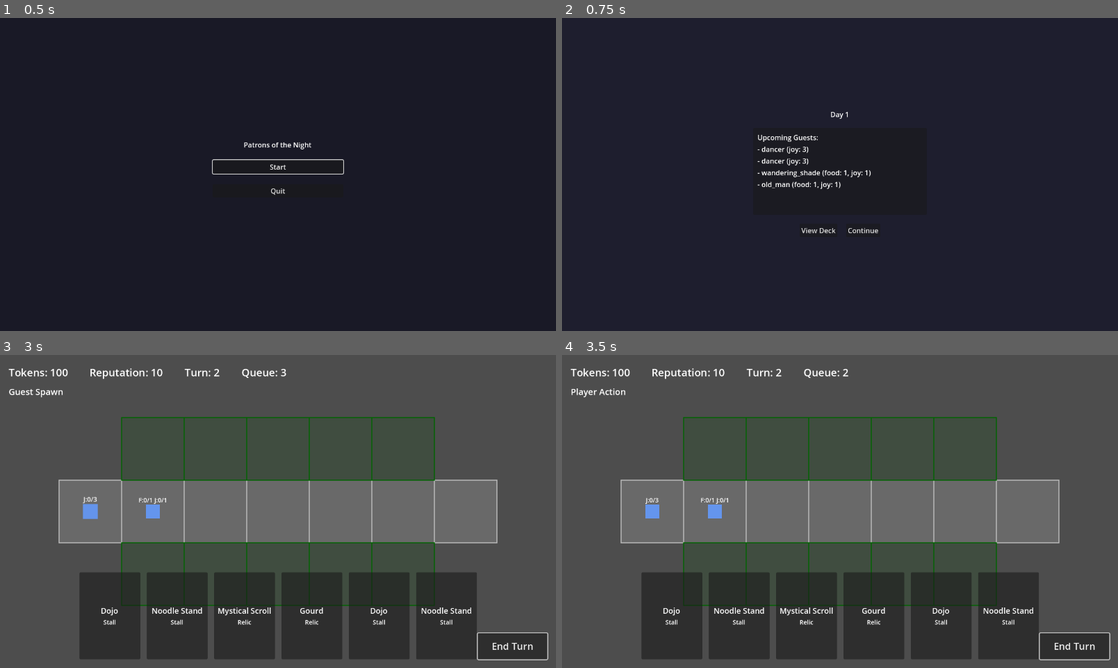
Above: before the commit, frames 1-4 (two rows, left to right).
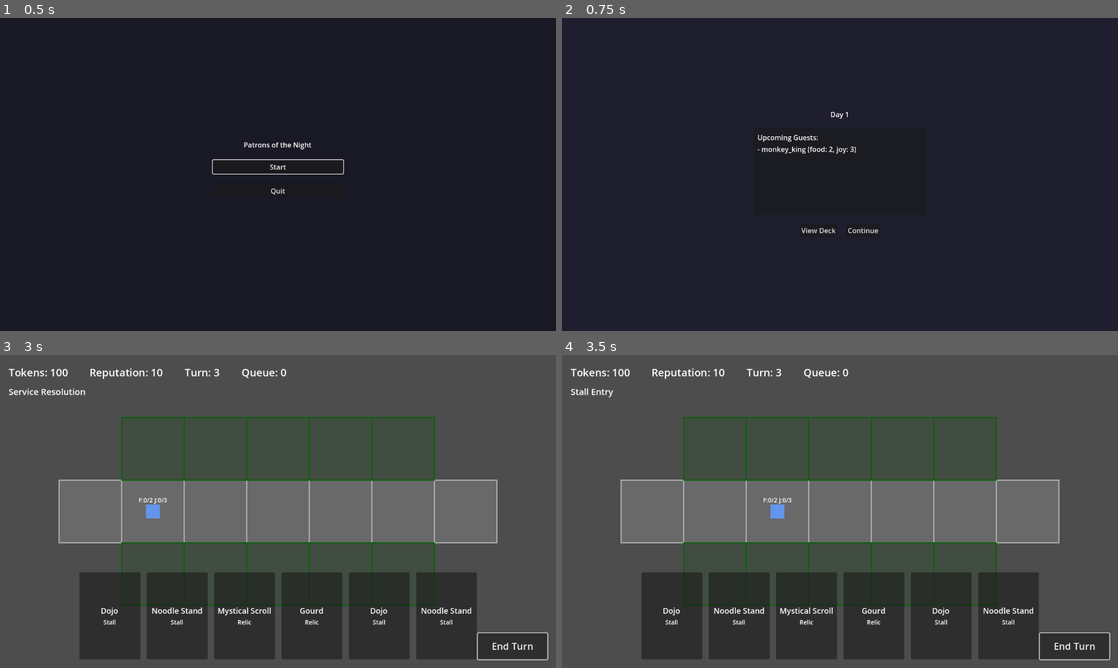
Above: after the commit, the same moments.

Repository: pernjie/tofu3
Game: Godot game, scene res://src/ui/screens/start/start_screen.tscn
The game is run twice, just before and just after one commit, with the same random seed, the same clock (stepped at 60 frames per second) and the same inputs.
Inputs (mouse positions are in pixels of both pictures, inside the frame that each line leads up to):
- Up to frame 1 (0.5 s): no input
- Up to frame 2 (0.75 s): click "Start" at 0.5 s
- Up to frame 3 (3 s): click "Continue" at 1.25 s; click "End Turn" at 2 s; tap Enter at 2.75 s; drag from (111, 614) to (333, 442) at 2.77 s
- Up to frame 4 (3.5 s): no input

Frame 1 is identical in both runs. In frame 2, 0.6% of the frame differs, in the area x 35-56%, y 41-55%; in frame 3, 0.4%; in frame 4, 0.6%, in the area x 1-52%, y 4-53%.

Commit message:
Add monkey king boss

Diff:
--- /dev/null
+++ b/data/guests/monkey_king.json
@@ -0,0 +1,18 @@
+{
+  "$schema": "./_schema.json",
+  "id": "monkey_king",
+  "display_name_key": "GUEST_MONKEY_KING_NAME",
+  "description_key": "GUEST_MONKEY_KING_DESC",
+  "rarity": "legendary",
+  "is_core_guest": true,
+  "is_boss": true,
+  "base_stats": {
+    "needs": { "food": 2, "joy": 3 },
+    "money": 6,
+    "movement_speed": 1
+  },
+  "skills": [
+    { "skill_id": "monkey_king_clone" }
+  ],
+  "tags": ["boss"]
+}
--- a/data/levels/test_level.json
+++ b/data/levels/test_level.json
@@ -30,7 +30,7 @@
     {
       "id": "debug",
       "weight": 1000,
-      "guests": ["dancer", "dancer", "wandering_shade", "old_man"]
+      "guests": ["monkey_king"]
     },
     {
       "id": "hungry_rush",
--- /dev/null
+++ b/data/skills/monkey_king_clone.json
@@ -0,0 +1,15 @@
+{
+  "$schema": "./_schema.json",
+  "id": "monkey_king_clone",
+  "display_name_key": "SKILL_MONKEY_KING_CLONE_NAME",
+  "description_key": "SKILL_MONKEY_KING_CLONE_DESC",
+  "owner_types": ["guest"],
+  "trigger_type": "on_need_fulfilled",
+  "conditions": [
+    { "type": "has_remaining_needs", "target": "self" }
+  ],
+  "effects": [
+    { "type": "clone_self" }
+  ],
+  "tags": ["boss", "summon"]
+}
--- a/src/autoload/board_system.gd
+++ b/src/autoload/board_system.gd
@@ -174,9 +174,9 @@
 	return guest
 
 
-func summon_mini_guest(guest_def: GuestDefinition, path_id: String, spawn_index: int,
+func summon_guest_with_overrides(guest_def: GuestDefinition, path_id: String, spawn_index: int,
 		needs_override: Dictionary, money_override: int) -> GuestInstance:
-	## Spawn a mini copy of a guest with overridden needs/money.
+	## Spawn a guest from a definition with overridden needs/money.
 	## Creates instance from definition (preserving skills), then overrides stats.
 	## Handles entity creation, reposition, and guest_spawned event.
 	var guest = spawn_guest(guest_def, path_id, spawn_index)
--- /dev/null
+++ b/src/skill_conditions/has_remaining_needs_condition.gd
@@ -0,0 +1,24 @@
+# src/skill_conditions/has_remaining_needs_condition.gd
+class_name HasRemainingNeedsCondition
+extends SkillCondition
+
+## Returns true if the target guest still has at least one unfulfilled need.
+##
+## Condition data:
+##   type: "has_remaining_needs"
+##   target: "self", "target", "guest" (must be a guest)
+
+
+func evaluate(context: TriggerContext, skill: SkillInstance) -> bool:
+	var target_str = condition_data.get("target", "self")
+	var target_entity = context.resolve_target_entity(target_str, skill)
+
+	if not target_entity:
+		return false
+
+	if not target_entity is GuestInstance:
+		push_warning("HasRemainingNeedsCondition: target is not a guest")
+		return false
+
+	var guest = target_entity as GuestInstance
+	return not guest.are_all_needs_fulfilled()
--- a/src/skill_conditions/skill_condition_factory.gd
+++ b/src/skill_conditions/skill_condition_factory.gd
@@ -35,6 +35,8 @@
 			return StatusIsDebuffCondition.new(condition_data)
 		"need_type_check":
 			return NeedTypeCheckCondition.new(condition_data)
+		"has_remaining_needs":
+			return HasRemainingNeedsCondition.new(condition_data)
 		_:
 			push_warning("Unknown condition type: %s" % condition_type)
 			return SkillCondition.new(condition_data)
--- /dev/null
+++ b/src/skill_effects/clone_self_effect.gd
@@ -0,0 +1,39 @@
+# src/skill_effects/clone_self_effect.gd
+class_name CloneSelfEffect
+extends SkillEffect
+
+## Spawns a copy of the skill owner at the same path position,
+## with the owner's current remaining needs and money.
+##
+## Effect data:
+##   type: "clone_self"
+
+
+func execute(context: TriggerContext, skill: SkillInstance) -> SkillEffectResult:
+	var owner = skill.owner
+	if not owner is GuestInstance:
+		return SkillEffectResult.failed("Clone owner is not a guest")
+
+	var owner_guest = owner as GuestInstance
+
+	# Find the path the owner is on
+	var path_id: String = ""
+	var spawn_index: int = owner_guest.path_index
+	if owner_guest.current_tile and BoardSystem.board:
+		for path in BoardSystem.board.paths:
+			for tile in path.tiles:
+				if tile.position == owner_guest.current_tile.position:
+					path_id = path.id
+					break
+			if not path_id.is_empty():
+				break
+
+	var clone = BoardSystem.summon_guest_with_overrides(
+		owner_guest.definition, path_id, spawn_index,
+		owner_guest.current_needs.duplicate(), owner_guest.current_money)
+	if not clone:
+		return SkillEffectResult.failed("Failed to spawn clone")
+
+	var result = SkillEffectResult.succeeded()
+	result.add_modified_target(clone)
+	return result
--- a/src/skill_effects/skill_effect_factory.gd
+++ b/src/skill_effects/skill_effect_factory.gd
@@ -75,6 +75,8 @@
 			return GrantBonusPlayEffect.new(effect_data)
 		"set_state":
 			return SetStateEffect.new(effect_data)
+		"clone_self":
+			return CloneSelfEffect.new(effect_data)
 		_:
 			push_warning("Unknown effect type: %s" % effect_type)
 			return SkillEffect.new(effect_data)
--- a/src/skill_effects/summon_from_queue_effect.gd
+++ b/src/skill_effects/summon_from_queue_effect.gd
@@ -68,7 +68,7 @@
 		for j in range(mini(needs_count, shuffled_needs.size())):
 			mini_needs[shuffled_needs[j]] = 1
 
-		var summoned = BoardSystem.summon_mini_guest(
+		var summoned = BoardSystem.summon_guest_with_overrides(
 			picked_def, path_id, spawn_index, mini_needs, money)
 		if summoned:
 			result.add_modified_target(summoned)
--- a/test/integration/test_on_need_fulfilled_skills.gd
+++ b/test/integration/test_on_need_fulfilled_skills.gd
@@ -40,3 +40,77 @@
 
 		assert_false(seamstress.force_ascend,
 			"Seamstress should not force ascend when fulfilled by 3")
+
+
+class TestMonkeyKingClone:
+	extends "res://test/helpers/test_base.gd"
+
+	func test_clone_spawns_on_partial_fulfillment():
+		var mk = create_guest("monkey_king")  # needs: food 3, joy 3, money 6
+		register_guest(mk, Vector2i(2, 0))
+
+		# Fulfill 1 food — still has remaining needs
+		mk.current_needs["food"] -= 1
+		var guest_count_before = BoardSystem.active_guests.size()
+
+		fire_for("on_need_fulfilled", TriggerContext.create("on_need_fulfilled") \
+			.with_guest(mk).with_source(mk) \
+			.with_need_type("food").with_amount(1), [mk])
+
+		assert_eq(BoardSystem.active_guests.size(), guest_count_before + 1,
+			"A clone should have been spawned")
+
+		# Verify clone has owner's current remaining needs and money
+		var clone = BoardSystem.active_guests.back()
+		assert_ne(clone, mk, "Clone should be a different instance")
+		assert_eq(clone.current_needs.get("food", 0), 2,
+			"Clone should have 2 food remaining (same as owner)")
+		assert_eq(clone.current_needs.get("joy", 0), 3,
+			"Clone should have 3 joy remaining (same as owner)")
+		assert_eq(clone.current_money, 6,
+			"Clone should have same money as owner")
+
+	func test_no_clone_when_fully_fulfilled():
+		var mk = create_guest("monkey_king")
+		register_guest(mk, Vector2i(2, 0))
+
+		# Set needs so only 1 food remains, no joy
+		mk.current_needs["food"] = 1
+		mk.current_needs["joy"] = 0
+
+		# Fulfill the last food — all needs now met
+		mk.current_needs["food"] = 0
+		var guest_count_before = BoardSystem.active_guests.size()
+
+		fire_for("on_need_fulfilled", TriggerContext.create("on_need_fulfilled") \
+			.with_guest(mk).with_source(mk) \
+			.with_need_type("food").with_amount(1), [mk])
+
+		assert_eq(BoardSystem.active_guests.size(), guest_count_before,
+			"No clone should spawn when all needs are fulfilled")
+
+	func test_clone_inherits_skill_and_can_clone():
+		var mk = create_guest("monkey_king")
+		register_guest(mk, Vector2i(2, 0))
+
+		# Fulfill 1 food to trigger first clone
+		mk.current_needs["food"] -= 1
+
+		fire_for("on_need_fulfilled", TriggerContext.create("on_need_fulfilled") \
+			.with_guest(mk).with_source(mk) \
+			.with_need_type("food").with_amount(1), [mk])
+
+		assert_eq(BoardSystem.active_guests.size(), 2,
+			"First clone should have spawned")
+
+		# Now fulfill 1 food on the clone — it should also clone
+		var clone = BoardSystem.active_guests.back()
+		clone.current_needs["food"] -= 1
+		var guest_count_before = BoardSystem.active_guests.size()
+
+		fire_for("on_need_fulfilled", TriggerContext.create("on_need_fulfilled") \
+			.with_guest(clone).with_source(clone) \
+			.with_need_type("food").with_amount(1), [clone])
+
+		assert_eq(BoardSystem.active_guests.size(), guest_count_before + 1,
+			"Clone should be able to clone itself")
Not shown, added: src/skill_conditions/has_remaining_needs_condition.gd.uid
Not shown, added: src/skill_effects/clone_self_effect.gd.uid
